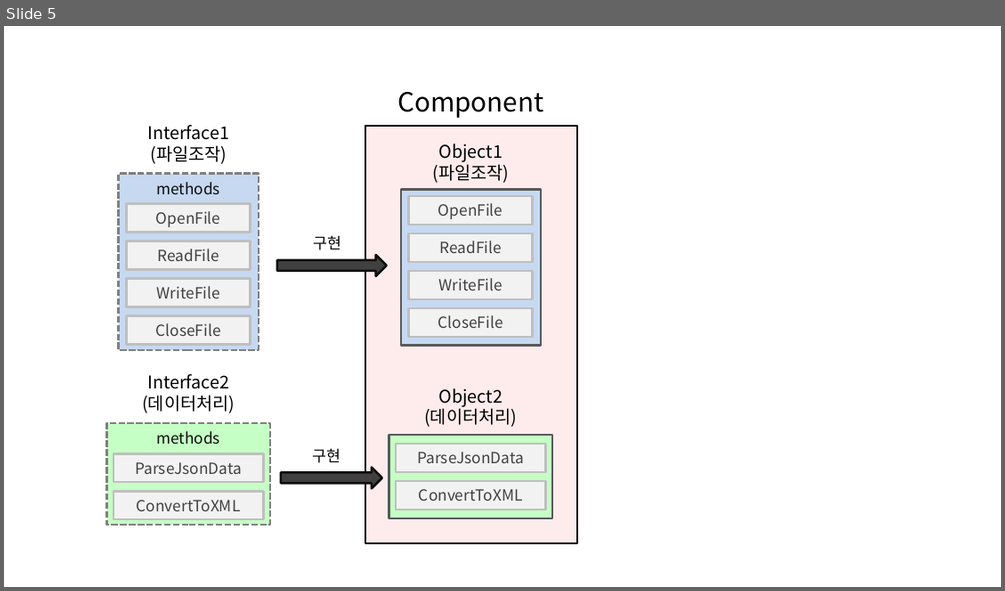
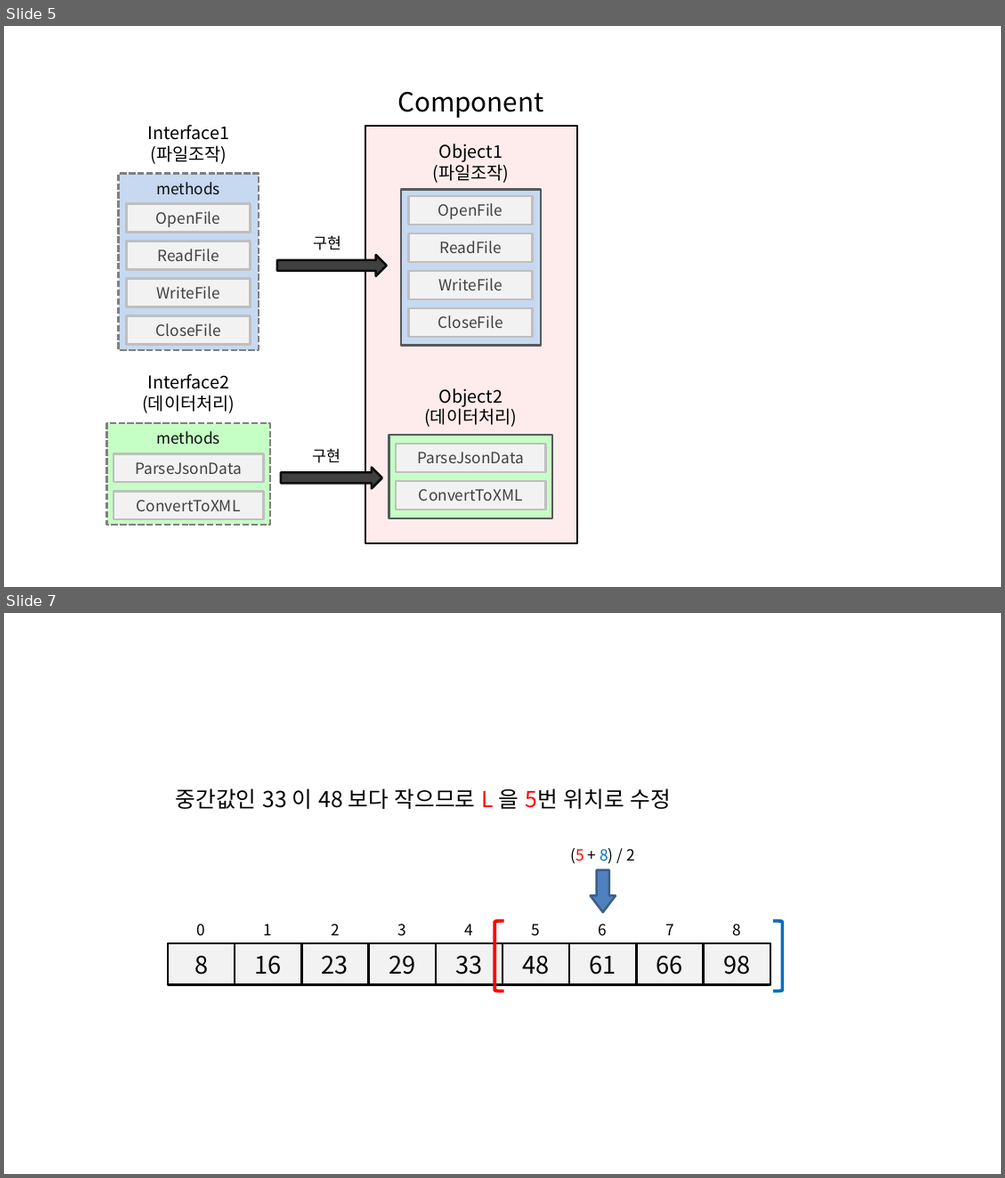
Before and after one commit to momo1108/blog, a slide deck: assets/etc/이미지제작용.pptx. Shown one above the other, each under a label of ours: slide 5 before the commit, slides 5 and 7 after it; the slides between them are not shown. The pictures are 1005x591 and 1005x1178 pixels, drawn with LibreOffice and Linux fonts; fonts in the diff are those of the drawing. Boxes give left, top, right and bottom in pixels: in the first picture for what was removed or moved away, otherwise in the second. Text is boxed around its words. In the diff, an @@ line names an element or a change of style, - is before the commit and + after.

```diff
--- a/assets/etc/이미지제작용.pptx
+++ b/assets/etc/이미지제작용.pptx
@@ slide 7 added at box(4, 613, 1001, 1174), background #FFFFFF @@
@@ text added at box(176, 788, 671, 809), 20 pt, text #000000 @@
+중간값인 33 이 48 보다 작으므로 L 을 5번 위치로 수정
@@ text added at box(570, 848, 635, 864), 14 pt, text #000000 @@
+(5 + 8) / 2
@@ down arrow added at box(591, 870, 615, 912), fill #4F81BD, outline #3A5F8C 2 pt @@
@@ text added at box(197, 924, 206, 935), 14 pt, text #000000 @@
+0
@@ text added at box(264, 924, 273, 935), 14 pt, text #000000 @@
+1
@@ text added at box(331, 924, 340, 935), 14 pt, text #000000 @@
+2
@@ text added at box(397, 924, 406, 936), 14 pt, text #000000 @@
+3
@@ text added at box(465, 924, 474, 935), 14 pt, text #000000 @@
+4
@@ left bracket added at box(494, 921, 504, 991), outline #FF0000 3 pt @@
@@ text added at box(532, 924, 541, 936), 14 pt, text #000000 @@
+5
@@ text added at box(599, 924, 607, 935), 14 pt, text #000000 @@
+6
@@ text added at box(665, 924, 674, 935), 14 pt, text #000000 @@
+7
@@ text added at box(732, 924, 741, 936), 14 pt, text #000000 @@
+8
@@ left bracket added at box(773, 921, 783, 991), outline #0070C0 3 pt @@
@@ rectangle added at box(168, 944, 235, 985), fill #F2F2F2, outline #000000 2 pt, 22 pt, text #000000 @@
+8
@@ rectangle added at box(235, 944, 302, 985), fill #F2F2F2, outline #000000 2 pt, 22 pt, text #000000 @@
+16
@@ rectangle added at box(301, 944, 369, 985), fill #F2F2F2, outline #000000 2 pt, 22 pt, text #000000 @@
+23
@@ rectangle added at box(369, 944, 436, 985), fill #F2F2F2, outline #000000 2 pt, 22 pt, text #000000 @@
+29
@@ rectangle added at box(435, 944, 502, 985), fill #F2F2F2, outline #000000 2 pt, 22 pt, text #000000 @@
+33
@@ rectangle added at box(502, 944, 570, 985), fill #F2F2F2, outline #000000 2 pt, 22 pt, text #000000 @@
+48
@@ rectangle added at box(570, 944, 637, 985), fill #F2F2F2, outline #000000 2 pt, 22 pt, text #000000 @@
+61
@@ rectangle added at box(636, 944, 704, 985), fill #F2F2F2, outline #000000 2 pt, 22 pt, text #000000 @@
+66
@@ rectangle added at box(704, 944, 770, 985), fill #F2F2F2, outline #000000 2 pt, 22 pt, text #000000 @@
+98
```
Also in this commit, not shown: 2 other slides added, 5 other files.
